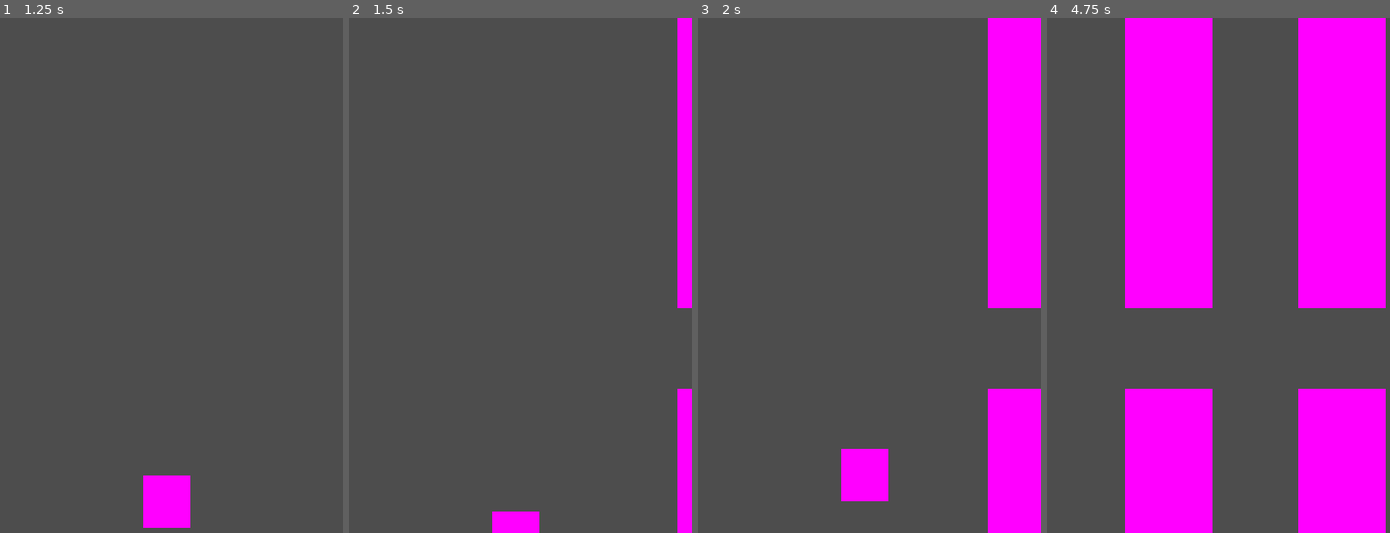
Above: before the commit, frames 1-4 (left to right).
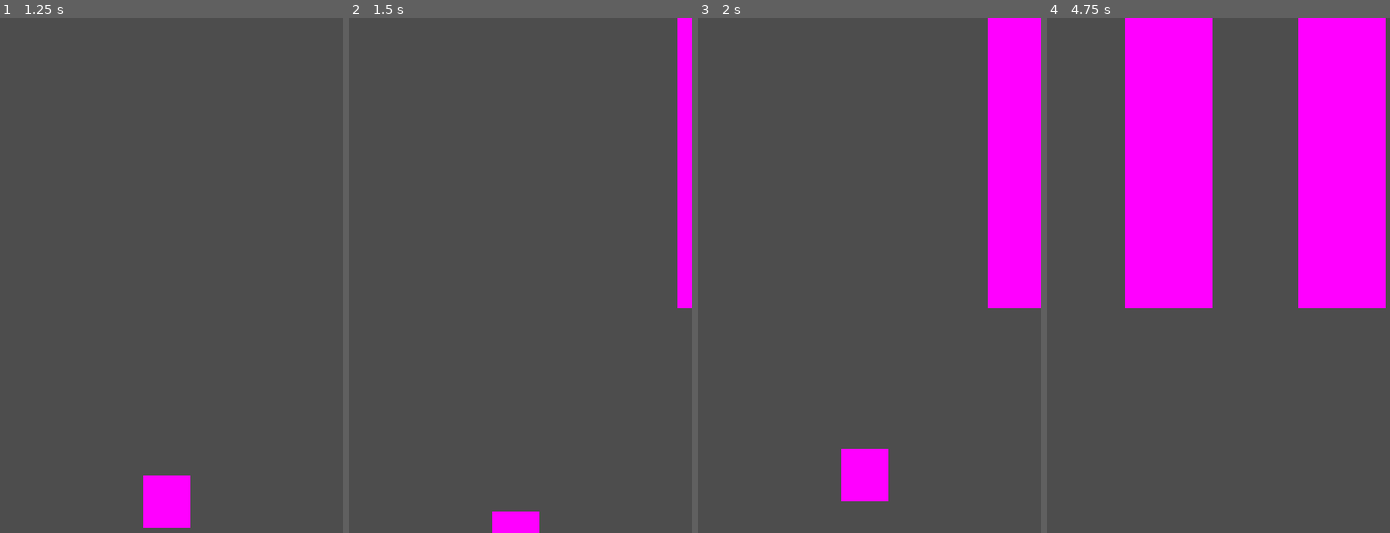
Above: after the commit, the same moments.

Repository: davidward462/flappy-bird
Game: Godot game, scene res://scenes/game.tscn
Same seed, same stepped clock (60 frames per second), same inputs: the game is played once before the commit and once after it.
Inputs:
- Up to frame 1 (1.25 s): tap Space (jump) at 0.77 s
- Up to frame 2 (1.5 s): hold Down (ui_down) from 1.28 s (still down)
- Up to frame 3 (2 s): keep holding Down (ui_down); tap Space (jump) at 1.52 s
- Up to frame 4 (4.75 s): release Down (ui_down) at 2.03 s; tap Space (jump) at 3.02, 3.77, 4.52 s; hold Down (ui_down) from 3.53 s (still down)

Frame 1 is identical in both runs. In frame 2, 1.2% of the frame differs, in the area x 95-100%, y 72-100%; in frame 3, 4.3%; in frame 4, 14%, in the area x 22-99%, y 72-100%.

Commit message:
rearrange wall_set

Diff:
--- a/scenes/wall_set.tscn
+++ b/scenes/wall_set.tscn
@@ -4,7 +4,7 @@
 
 [node name="Node2D" type="Node2D"]
 
-[node name="Area2D" parent="." instance=ExtResource("1_kpgjx")]
+[node name="upper_wall" parent="." instance=ExtResource("1_kpgjx")]
+position = Vector2(0, -438)
 
-[node name="Area2D2" parent="." instance=ExtResource("1_kpgjx")]
-position = Vector2(0, 432)
+[node name="lower_wall" parent="." instance=ExtResource("1_kpgjx")]
